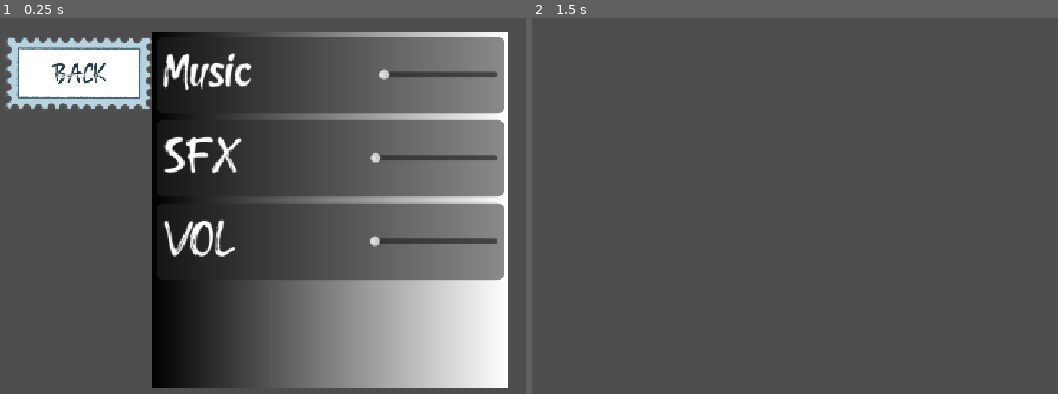
Above: before the commit, frames 1-2 (left to right).
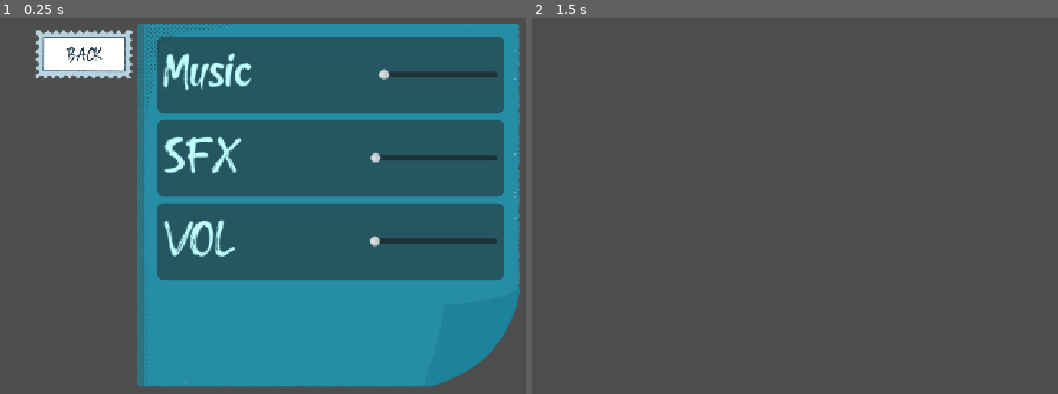
Above: after the commit, the same moments.

Repository: Blulow/octavuss_office
Game: Godot game, scene res://scenes/volume_panel.tscn
The game is run twice, just before and just after one commit, with the same random seed, the same clock (stepped at 60 frames per second) and the same inputs. This scene is started directly instead of the project's main scene.
Inputs (mouse positions are in pixels of both pictures, inside the frame that each line leads up to):
- Up to frame 1 (0.25 s): no input
- Up to frame 2 (1.5 s): click "Game stato" at 0.5 s; tap Enter (ui_accept) at 1.25 s; move the mouse to (1036, 187) at 1.27 s; hold E (interact) from 1.28 s (still down); click (1036, 187) at 1.42 s

The runs differ from the first frame. In frame 1, 74% of the frame differs, in the area x 1-99%, y 1-99%; in frame 2, nothing differs.

Commit message:
added texture for volume panel

Diff:
--- a/scenes/volume_panel.tscn
+++ b/scenes/volume_panel.tscn
@@ -3,16 +3,10 @@
 [ext_resource type="Script" uid="uid://bk0nxvqdjhgxk" path="res://scenes/volume_panel.gd" id="1_0ygss"]
 [ext_resource type="FontFile" uid="uid://cipgiamvavecd" path="res://RoadSooned-Regular.otf" id="1_1whqq"]
 [ext_resource type="PackedScene" uid="uid://cmvpkpsuyyt8l" path="res://scenes/input_elements/button.tscn" id="1_m7wk6"]
+[ext_resource type="Texture2D" uid="uid://bheu7xl01uhq6" path="res://assets/buttons/volume panel bg.png" id="2_m28kp"]
 [ext_resource type="PackedScene" uid="uid://dte2085j46tfn" path="res://scenes/input_elements/slider.tscn" id="2_ylhix"]
 [ext_resource type="Texture2D" uid="uid://bpnsr7ttj5gqj" path="res://assets/buttons/back buttons checkpoint copy 3.png" id="4_rdtvf"]
 [ext_resource type="Script" uid="uid://b3ccbwtmxl1sy" path="res://scripts/button.gd" id="5_rdtvf"]
-
-[sub_resource type="Gradient" id="Gradient_jbsr6"]
-
-[sub_resource type="GradientTexture2D" id="GradientTexture2D_72yvt"]
-gradient = SubResource("Gradient_jbsr6")
-width = 512
-height = 512
 
 [sub_resource type="StyleBoxFlat" id="StyleBoxFlat_8kjpw"]
 content_margin_left = 10.0
@@ -37,7 +31,9 @@
 script = ExtResource("1_0ygss")
 
 [node name="Sprite2D" type="Sprite2D" parent="." unique_id=404565991]
-texture = SubResource("GradientTexture2D_72yvt")
+position = Vector2(-4, -8)
+scale = Vector2(0.5850654, 0.5839241)
+texture = ExtResource("2_m28kp")
 
 [node name="ScrollContainer" type="ScrollContainer" parent="." unique_id=2107295325]
 layout_mode = 0
@@ -61,6 +57,7 @@
 
 [node name="Music" type="Label" parent="ScrollContainer/VBoxContainer/PanelContainer/HBoxContainer" unique_id=1731632152]
 layout_mode = 2
+theme_override_colors/font_color = Color(0.7550193, 0.99999994, 0.9978989, 1)
 theme_override_fonts/font = ExtResource("1_1whqq")
 theme_override_font_sizes/font_size = 31
 text = "Music"
@@ -83,6 +80,7 @@
 
 [node name="SFX" type="Label" parent="ScrollContainer/VBoxContainer/PanelContainer2/HBoxContainer" unique_id=1495874319]
 layout_mode = 2
+theme_override_colors/font_color = Color(0.75686276, 1, 0.99607843, 1)
 theme_override_fonts/font = ExtResource("1_1whqq")
 theme_override_font_sizes/font_size = 31
 text = "SFX"
@@ -103,8 +101,9 @@
 layout_mode = 2
 alignment = 1
 
-[node name="SFX" type="Label" parent="ScrollContainer/VBoxContainer/PanelContainer3/HBoxContainer" unique_id=1133916573]
+[node name="VOL" type="Label" parent="ScrollContainer/VBoxContainer/PanelContainer3/HBoxContainer" unique_id=1133916573]
 layout_mode = 2
+theme_override_colors/font_color = Color(0.75686276, 1, 0.99607843, 1)
 theme_override_fonts/font = ExtResource("1_1whqq")
 theme_override_font_sizes/font_size = 31
 text = "VOL"
@@ -120,13 +119,13 @@
 [node name="CloseButton" parent="." unique_id=1128845289 instance=ExtResource("1_m7wk6")]
 layout_mode = 0
 anchors_preset = 0
-offset_left = -521.0
-offset_top = -280.0
-offset_right = -204.0
-offset_bottom = -109.0
+offset_left = -513.0
+offset_top = -308.0
+offset_right = -196.0
+offset_bottom = -137.0
 grow_horizontal = 1
 grow_vertical = 1
-scale = Vector2(0.706657, 0.6950004)
+scale = Vector2(0.4737454, 0.47427067)
 pivot_offset = Vector2(0, 0)
 icon = ExtResource("4_rdtvf")
 flat = true
Binary file added: assets/buttons/volume panel bg.png
Not shown, added: assets/buttons/volume panel bg.png.import
